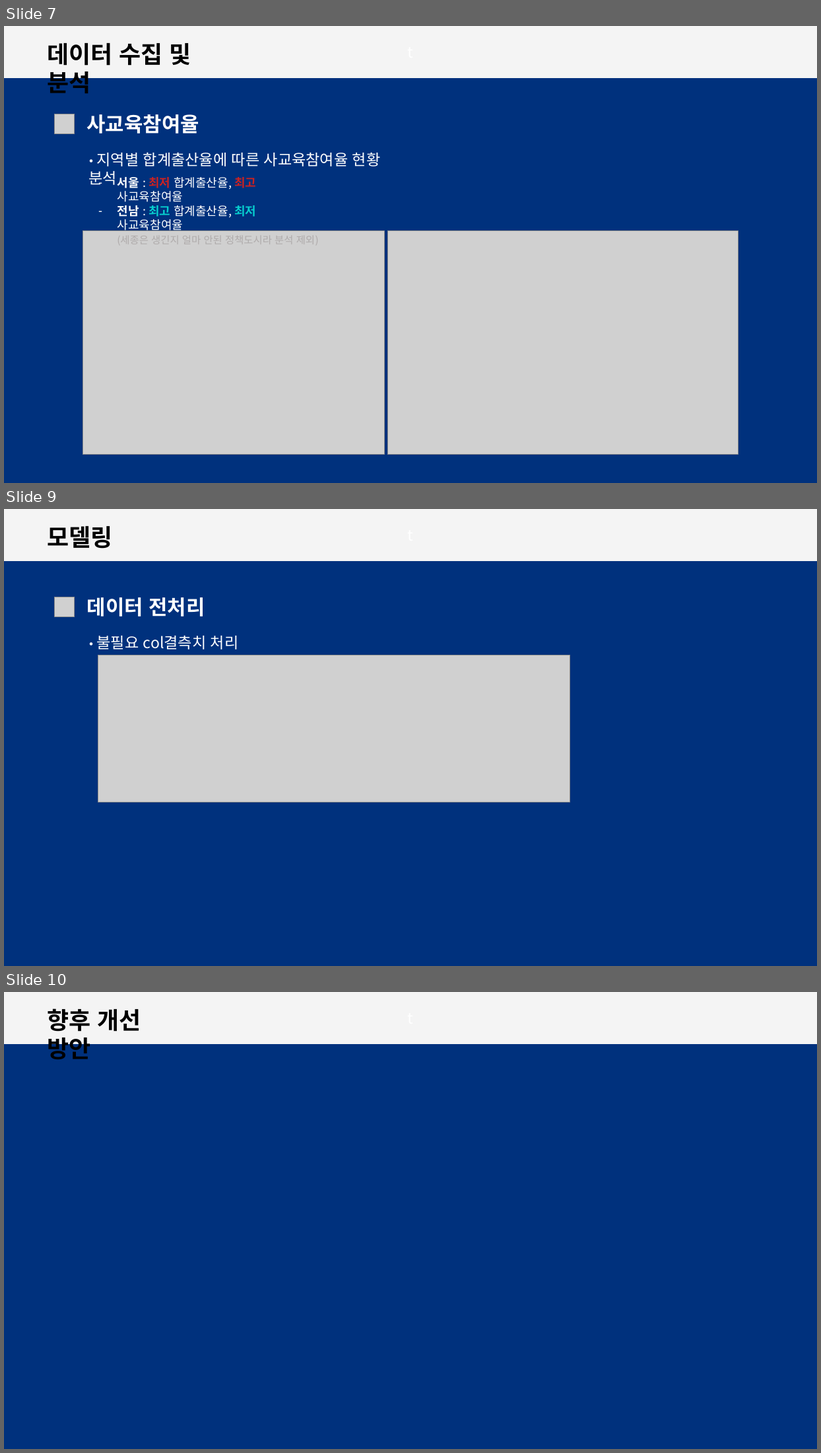
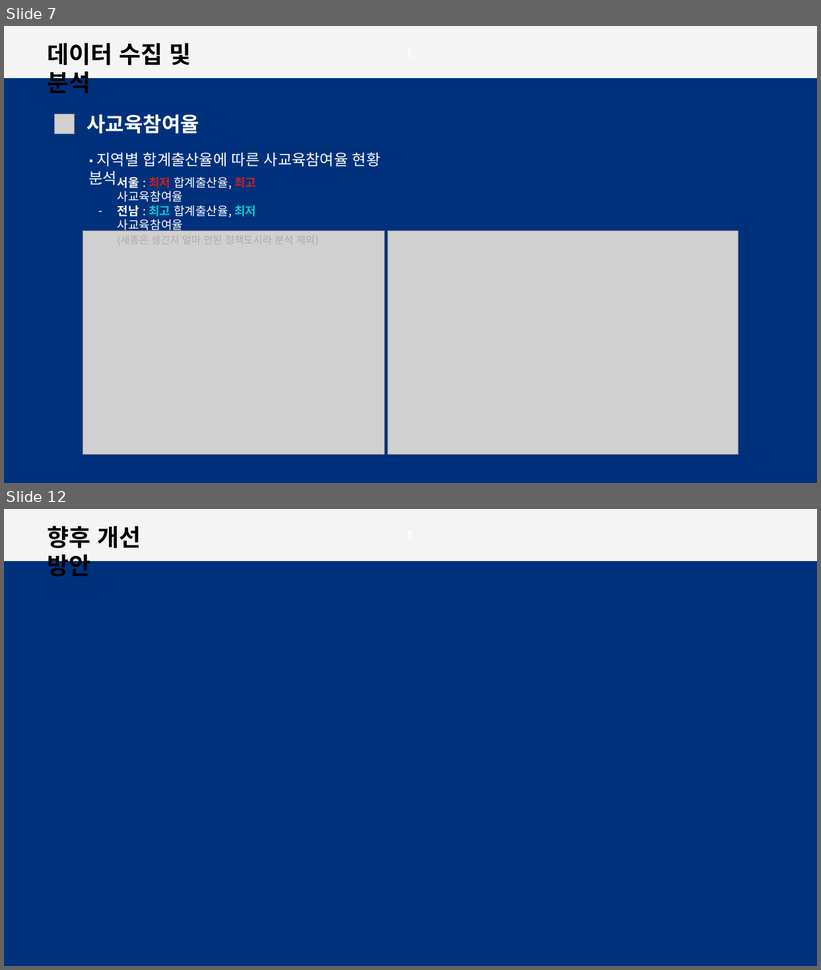
Before and after one commit to gun8217/conda, a slide deck: project/01. machine learning/자료/더 이상 미룰 수 없는 초저출산 극복.pptx. Shown one above the other, each under a label of ours: slides 7, 9 and 10 before the commit, slides 7 and 12 after it; the slides between them are not shown. The pictures are 821x1453 and 821x970 pixels, drawn with LibreOffice and Linux fonts; fonts in the diff are those of the drawing; grey boxes stand for pictures; background and template pictures are left out. Boxes give left, top, right and bottom in pixels: in the first picture for what was removed or moved away, otherwise in the second. Text is boxed around its words. In the diff, an @@ line names an element or a change of style, - is before the commit and + after.

```diff
--- a/project/01. machine learning/자료/더 이상 미룰 수 없는 초저출산 극복.pptx
+++ b/project/01. machine learning/자료/더 이상 미룰 수 없는 초저출산 극복.pptx
@@ slide 9 removed at box(4, 509, 817, 966), background #00317D; not listed: 1 template element that a slide beside it also shows @@
@@ text removed at box(48, 526, 113, 549) @@
-모델링
@@ picture removed at box(55, 597, 74, 617) @@
@@ text removed at box(87, 597, 205, 617) @@
-데이터 전처리
@@ text removed at box(97, 636, 239, 650) @@
-· 불필요 col결측치 처리
@@ picture removed at box(98, 656, 570, 803) @@
@@ what was slide 10 is now slide 12 @@
```
Also in this commit, not shown: 1 slide changed, 3 slides added, 3 other slides removed.
